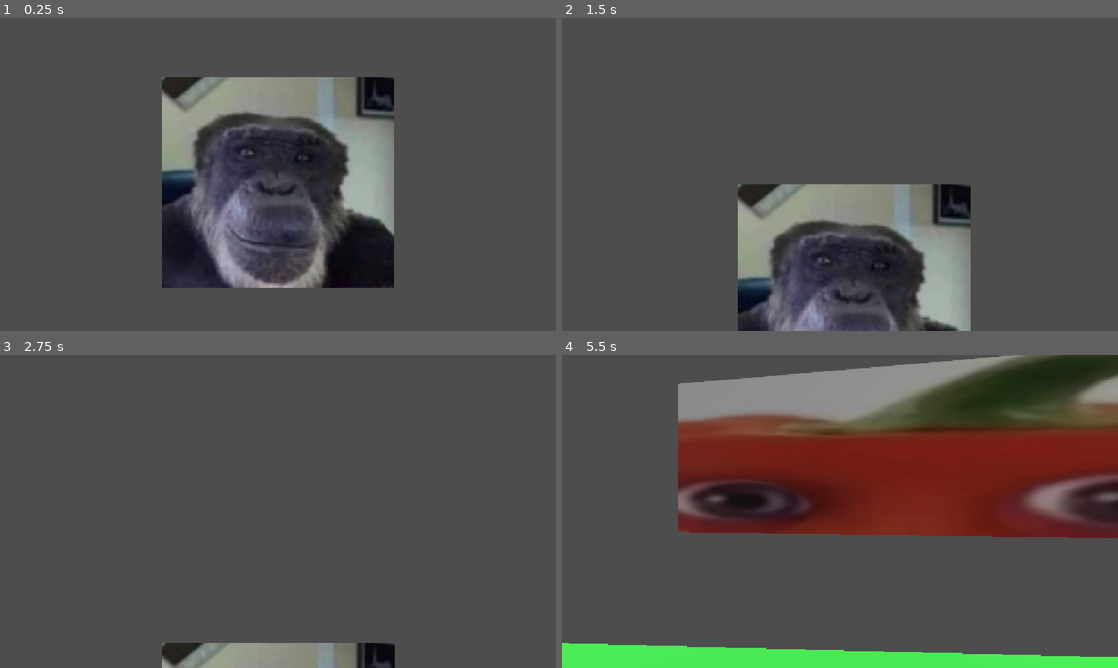
Above: before the commit, frames 1-4 (two rows, left to right).
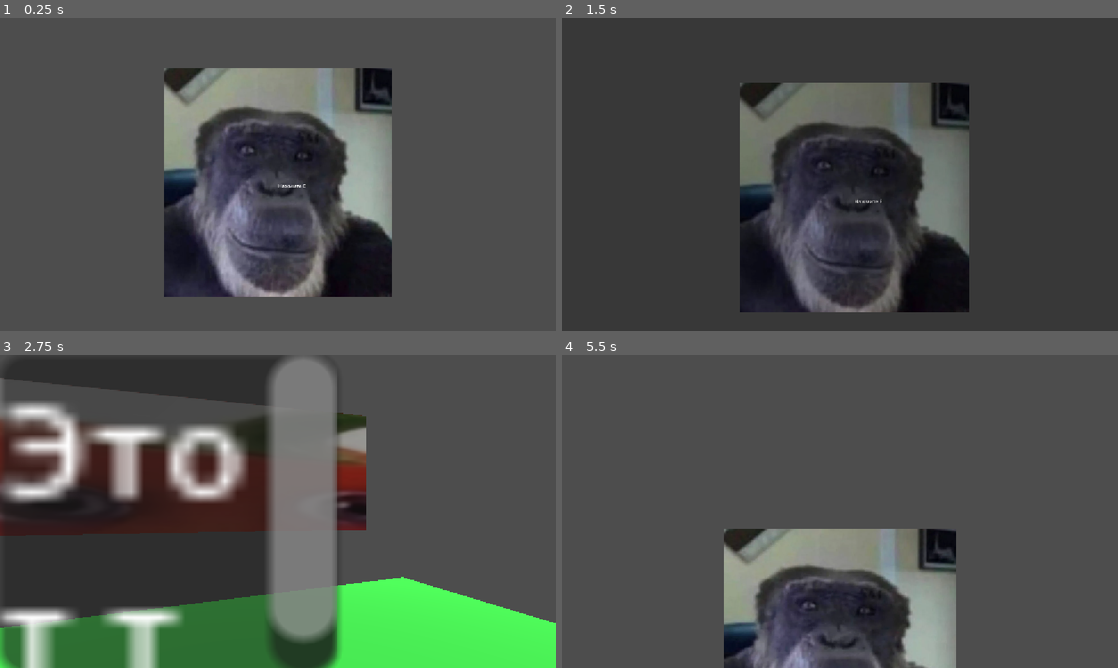
Above: after the commit, the same moments.

Repository: JustMan444/Game
Game: Godot game, scene res://scenes/будка_охраны.tscn
Two runs of this game, one before a commit and one after it. Both use one fixed random seed, a clock stepped at 60 frames per second and the inputs below. Before the commit the project starts from res://scenes/level.tscn.
Inputs (mouse positions are in pixels of both pictures, inside the frame that each line leads up to):
- Up to frame 1 (0.25 s): no input
- Up to frame 2 (1.5 s): tap Enter (ui_accept) at 0.5 s; move the mouse to (962, 158) at 0.52 s; hold D (move_right) 0.53-1.28 s; tap E (interact) at 0.6, 1.35 s; click (962, 158) at 0.67 s; tap Space (jump) at 0.77 s; move the mouse to (812, 174) at 1.27 s; hold W (move_forward) from 1.28 s (still down)
- Up to frame 3 (2.75 s): keep holding W (move_forward); tap Space (jump) at 1.52 s; move the mouse to (289, 505) at 2.02 s; tap C at 2.1 s; tap E (interact) at 2.3 s
- Up to frame 4 (5.5 s): keep holding W (move_forward); move the mouse to (834, 517) at 2.77 s; tap R at 2.85 s; click (834, 517) at 2.92 s; tap Space (jump) at 3.02, 3.77, 4.52 s; tap E (interact) at 3.05, 3.6, 4.35, 5.3 s; move the mouse to (878, 514) at 3.52 s; move the mouse to (795, 508) at 4.27 s; move the mouse to (845, 511) at 5.02 s; tap C at 5.1 s; click (845, 511) at 5.17 s

The runs differ from the first frame. In frame 1, 6.1% of the frame differs, in the area x 29-71%, y 16-90%; in frame 2, 26%; in frame 3, 64%, in the area x 0-100%, y 0-100%; in frame 4, 60%.

Commit message:
авыф
сука сука сука!

Diff:
--- /dev/null
+++ b/data/dialogues.json
@@ -0,0 +1,14 @@
+{
+  "en": {
+	"greeting": {
+	  "speaker": "NPC",
+	  "text": "Hello, traveler!"
+	}
+  },
+  "ru": {
+	"greeting": {
+	  "speaker": "NPC",
+	  "text": "Привет, путник!"
+	}
+  }
+}
--- a/project.godot
+++ b/project.godot
@@ -11,7 +11,7 @@
 [application]
 
 config/name="Game for Game jam"
-run/main_scene="uid://b1yyqdf4yuhhf"
+run/main_scene="uid://de1p8gl7bk5fa"
 config/features=PackedStringArray("4.7", "GL Compatibility")
 config/icon="res://icon.svg"
 
@@ -24,6 +24,7 @@
 GameManager="*uid://b4xfr74mjtl3q"
 Xdd="uid://cns5uddxvelpo"
 InputManager="*uid://boq0cxajgvyx3"
+TextManager="*uid://7lrbgbtndwps"
 
 [display]
 
--- a/scenes/SubtitleUI.tscn
+++ b/scenes/SubtitleUI.tscn
@@ -19,6 +19,5 @@
 offset_right = 40.0
 offset_bottom = 40.0
 
-[node name="RichTextLabel" type="RichTextLabel" parent="Background/MarginContainer" unique_id=1554381453]
+[node name="RichTextLabel" type="RichTextLabel" parent="Background/MarginContainer" unique_id=467334705]
 layout_mode = 2
-fit_content = true
--- a/scenes/objects/player_2d.tscn
+++ b/scenes/objects/player_2d.tscn
@@ -38,5 +38,7 @@
 scale = Vector2(2.3469188, 2.966494)
 shape = SubResource("RectangleShape2D_x2soh")
 
+[connection signal="area_entered" from="InteractZone" to="." method="_on_interact_zone_area_entered"]
+[connection signal="area_exited" from="InteractZone" to="." method="_on_interact_zone_area_exited"]
 [connection signal="body_entered" from="InteractZone" to="." method="_on_interact_zone_body_entered"]
 [connection signal="body_exited" from="InteractZone" to="." method="_on_interact_zone_body_exited"]
--- /dev/null
+++ b/scenes/будка_охраны.tscn
@@ -0,0 +1,61 @@
+[gd_scene format=3 uid="uid://de1p8gl7bk5fa"]
+
+[ext_resource type="PackedScene" uid="uid://d1vhq8sfeplqb" path="res://scenes/objects/player_2d.tscn" id="1_0f17b"]
+[ext_resource type="Script" uid="uid://7lswxl3s4rvy" path="res://scripts/Door/Door.gd" id="2_huq6g"]
+[ext_resource type="Texture2D" uid="uid://c0ylia515riqp" path="res://assets/images/Очень важная вещь!.png" id="3_huq6g"]
+
+[sub_resource type="BoxMesh" id="BoxMesh_qgm6r"]
+
+[sub_resource type="RectangleShape2D" id="RectangleShape2D_mbtxa"]
+size = Vector2(90.96745, 261.02365)
+
+[sub_resource type="RectangleShape2D" id="RectangleShape2D_x2soh"]
+size = Vector2(3868, 186.3548)
+
+[sub_resource type="RectangleShape2D" id="RectangleShape2D_qgm6r"]
+size = Vector2(335.64172, 191.54623)
+
+[sub_resource type="RectangleShape2D" id="RectangleShape2D_n34aw"]
+size = Vector2(237.96301, 141.62012)
+
+[node name="БудкаОхраны" type="Node2D" unique_id=1092935491]
+
+[node name="MeshInstance2D" type="MeshInstance2D" parent="." unique_id=262952041]
+position = Vector2(22444, -5303)
+scale = Vector2(8523.5, 2266.5)
+mesh = SubResource("BoxMesh_qgm6r")
+
+[node name="Player2D" parent="." unique_id=186757084 instance=ExtResource("1_0f17b")]
+position = Vector2(-3264, 466)
+
+[node name="StaticBody2D" type="StaticBody2D" parent="." unique_id=232853918]
+scale = Vector2(1, 6.8400006)
+
+[node name="CollisionShape2D3" type="CollisionShape2D" parent="StaticBody2D" unique_id=1893814697]
+position = Vector2(-10322, -33.625694)
+scale = Vector2(46.720005, 2.22807)
+shape = SubResource("RectangleShape2D_mbtxa")
+
+[node name="CollisionShape2D2" type="CollisionShape2D" parent="StaticBody2D" unique_id=280624100]
+position = Vector2(2218, -46.345024)
+scale = Vector2(1, 2.9999998)
+shape = SubResource("RectangleShape2D_x2soh")
+
+[node name="CollisionShape2D" type="CollisionShape2D" parent="StaticBody2D" unique_id=545086285]
+position = Vector2(-4112.5, 404.60526)
+scale = Vector2(49.24, 2.023392)
+shape = SubResource("RectangleShape2D_qgm6r")
+
+[node name="Area2D" type="Area2D" parent="." unique_id=432924909]
+position = Vector2(-384, 286)
+script = ExtResource("2_huq6g")
+
+[node name="CollisionShape2D" type="CollisionShape2D" parent="Area2D" unique_id=809121119]
+position = Vector2(-833.5, 122)
+scale = Vector2(9.72, 14.319999)
+shape = SubResource("RectangleShape2D_n34aw")
+
+[node name="ОченьВажнаяВещь!" type="Sprite2D" parent="." unique_id=1305869176]
+position = Vector2(-1736, 867.99994)
+scale = Vector2(0.3444588, 0.450618)
+texture = ExtResource("3_huq6g")
--- /dev/null
+++ b/scripts/Door/Door.gd
@@ -0,0 +1,7 @@
+extends Area2D
+
+func interact():
+	print("Дверь: Активируем переход через GameManager!")
+
+	# Вызываем твою ультимативную функцию! Имя менеджера пишем СЛИТНО
+	GameManager.switch_to_scene("res://scenes/world.tscn", Color.BLACK, 0.5)
--- a/scripts/Player2D/player_2d.gd
+++ b/scripts/Player2D/player_2d.gd
@@ -46,21 +46,101 @@
 	if was_in_air and is_on_floor():
 		bounce_camera()
 	was_in_air = not is_on_floor()
+#func _process(_delta):
+	## Ультимативный поиск коллизий без сигналов прямо каждый кадр!
+	#_check_interaction_direct()
 
-func _on_InteractZone_body_entered(body):
-	if body.has_method("interact"):
+#func _check_interaction_direct():
+	#if not has_node("InteractZone"): return
+	#
+	## Берем список ВЕХ зон, которые сейчас физически пересекают наш "щуп"
+	#var overlapping_areas = $InteractZone.get_overlapping_areas()
+	#
+	#var found_object = null
+	#for area in overlapping_areas:
+		#if area.has_method("interact"):
+			#found_object = area
+			#break # Нашли первый попавшийся интерактивный объект — берём его
+			#
+	#if found_object:
+		#nearby_object = found_object
+		#can_interact = true
+		#if hint_label:
+			#hint_label.text = "Нажмите E"
+			#hint_label.show()
+	#else:
+		## Если под ногами ничего нет — сбрасываем
+		#nearby_object = null
+		#can_interact = false
+		#if hint_label:
+			#hint_label.hide()
+
+## === 1. РАБОТА С ФИЗИЧЕСКИМИ ТЕЛАМИ (StaticBody2D, CharacterBody2D) ===
+#func _on_InteractZone_body_entered(body):
+	#if body != self and body.has_method("interact"):
+		#nearby_object = body
+		#can_interact = true
+		#if hint_label:
+			#hint_label.text = "Нажмите E"
+			#hint_label.show()
+#
+#func _on_InteractZone_body_exited(body):
+	#if body == nearby_object:
+		#_reset_interaction()
+#
+## === 2. РАБОТА С ЗОНАМИ (Area2D) ===
+#func _on_InteractZone_area_entered(area):
+	#if area.has_method("interact"):
+		#nearby_object = area
+		#can_interact = true
+		#if hint_label:
+			#hint_label.text = "Нажмите E"
+			#hint_label.show()
+#
+#func _on_InteractZone_area_exited(area):
+	#if area == nearby_object:
+		#_reset_interaction()
+#
+## Микро-функция сброса, чтобы не дублировать код
+#func _reset_interaction():
+	#nearby_object = null
+	#can_interact = false
+	#if hint_label:
+		#hint_label.hide()
+
+# === 1. РАБОТА С ФИЗИЧЕСКИМИ ТЕЛАМИ (StaticBody2D, CharacterBody2D) ===
+func _on_interact_zone_body_entered(body: Node2D) -> void:
+	if body != self and body.has_method("interact"):
 		nearby_object = body
 		can_interact = true
 		if hint_label:
 			hint_label.text = "Нажмите E"
 			hint_label.show()
 
-func _on_InteractZone_body_exited(body):
+func _on_interact_zone_body_exited(body: Node2D) -> void:
 	if body == nearby_object:
-		nearby_object = null
-		can_interact = false
+		_reset_interaction()
+
+# === 2. РАБОТА С ЗОНАМИ (Area2D - касса, бомж, перец) ===
+func _on_interact_zone_area_entered(area: Area2D) -> void:
+	if area.has_method("interact"):
+		nearby_object = area
+		can_interact = true
 		if hint_label:
-			hint_label.hide()
+			hint_label.text = "Нажмите E"
+			TextManager.show_text("Этот текст будет печататься медленно", 0.5, 50.0)
+			hint_label.show()
+
+func _on_interact_zone_area_exited(area: Area2D) -> void:
+	if area == nearby_object:
+		_reset_interaction()
+
+# Универсальная функция сброса
+func _reset_interaction() -> void:
+	nearby_object = null
+	can_interact = false
+	if hint_label:
+		hint_label.hide()
 
 func bounce_camera():
 	var cam = get_viewport().get_camera_2d()
--- a/scripts/Text_Manager.gd
+++ b/scripts/Text_Manager.gd
@@ -4,28 +4,47 @@
 var text_label = null
 var panel = null
 var is_showing = false
-
 func _ready():
-	# Загружаем сцену отложенно, чтобы избежать конфликта а
+	# Загружаем сцену
 	var scene = load("res://scenes/SubtitleUI.tscn")
 	subtitle_instance = scene.instantiate()
 
-	# Добавляем отложенно
+	# Добавляем в дерево ОТЛОЖЕННО (чтобы избежать конфликтов)
 	get_tree().root.add_child.call_deferred(subtitle_instance)
 
-	# Ждём один кадр, чтобы узлы успели создаться
+	# Ждём один кадр, чтобы узлы успели инициализироваться
 	await get_tree().process_frame
 
-	# Ищем узлы по правильным путям (проверь структуру!)
+	# Теперь ищем узлы (они уже в дереве)
 	panel = subtitle_instance.get_node("Background")
-	text_label = subtitle_instance.get_node("Background/MarginContainer/TextLabel")
+	text_label = subtitle_instance.get_node("Background/MarginContainer/RichTextLabel")
 
 	if panel:
 		panel.modulate.a = 0.0
 	else:
-		print("Text_Manager: Panel не найден!")
+		print("Text_Manager: ОШИБКА! Нода Background не найдена внутри SubtitleUI.tscn!")
+#func _ready():
+	## Загружаем сцену отложенно, чтобы избежать конфликта а
+	#var scene = load("res://scenes/SubtitleUI.tscn")
+	#subtitle_instance = scene.instantiate()
+	#
+	## Добавляем отложенно
+	#get_tree().root.add_child.call_deferred(subtitle_instance)
+	#
+	## Ждём один кадр, чтобы узлы успели создаться
+	#await get_tree().process_frame
+	#
+	## Ищем узлы по правильным путям (проверь структуру!)
+	#panel = subtitle_instance.get_node("Background")
+	#text_label = subtitle_instance.get_node("Background/MarginContainer/RichTextLabel")
+	#
+	#if panel:
+		#panel.modulate.a = 0.0
+	#else:
+		#print("Text_Manager: Panel не найден!")
 
 func show_text(text: String, speed: float = 0.05, duration: float = 2.0):
+
 	if not panel or not text_label:
 		print("Text_Manager: узлы не инициализированы")
 		return
Not shown, added: scripts/Door/Door.gd.uid
